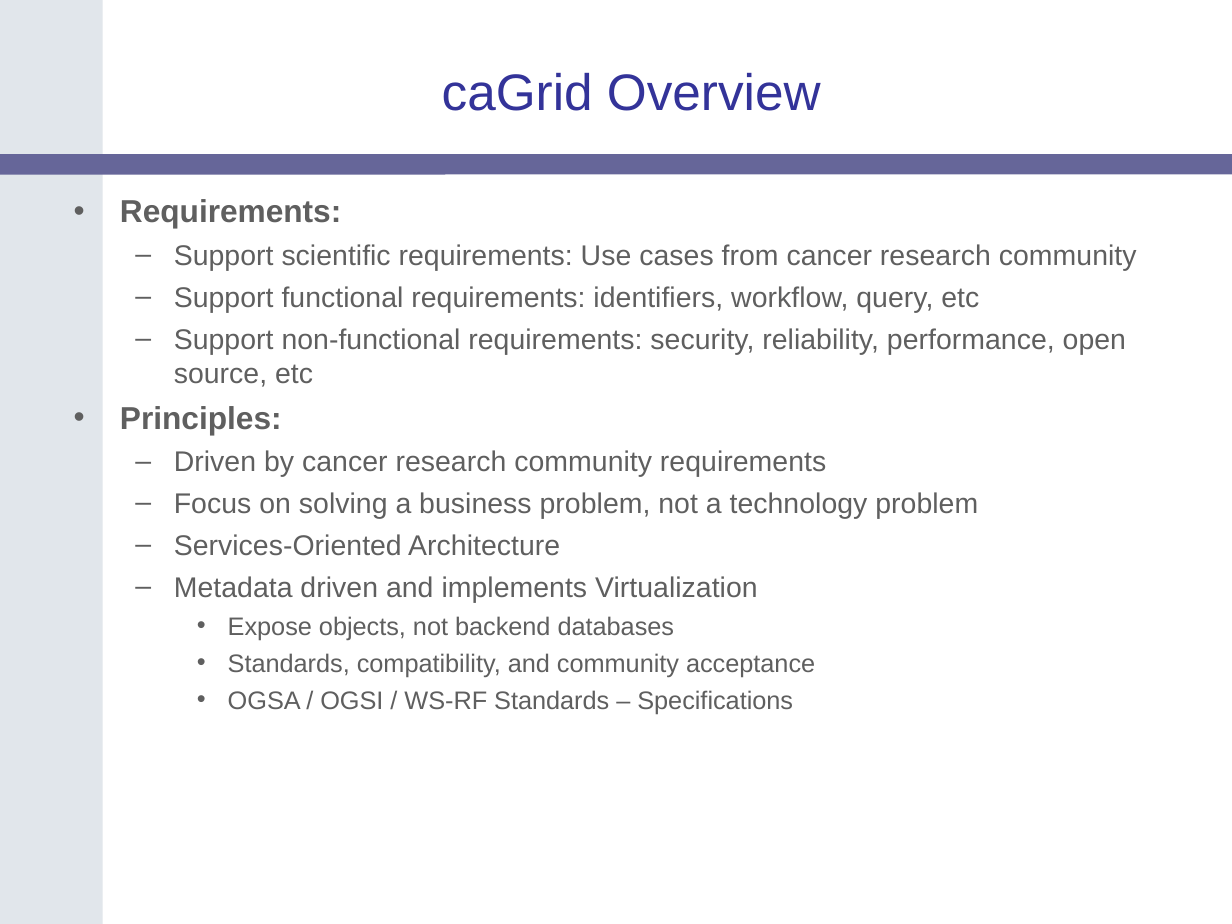
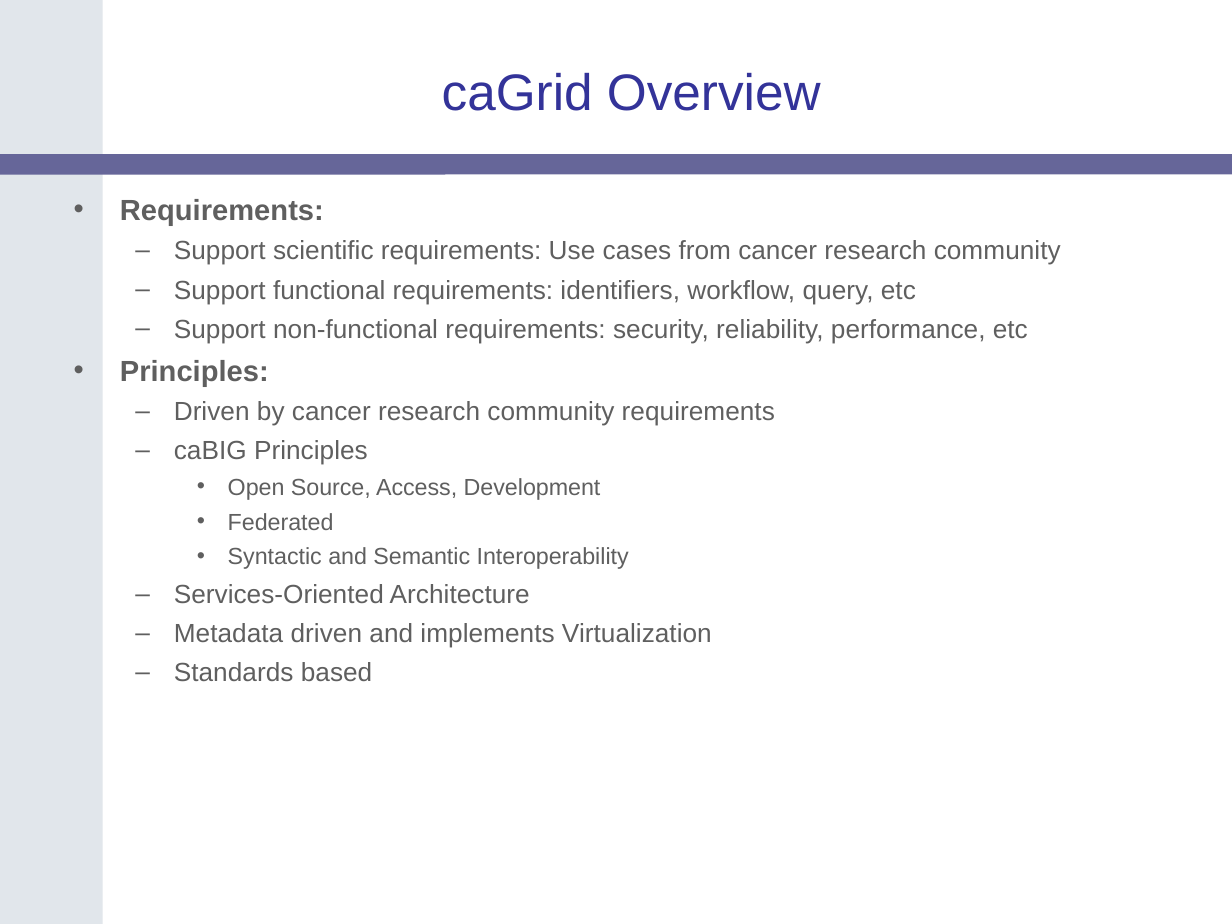
Before and after one commit to NCIP/cagrid-portal, a slide deck: slide 5 of cagrid-1-0/Documentation/presentations/200604_AnnualMeeting/caGrid-1.0-Architecture_caBIG-Annual-Meeting06.ppt (slide 3 before the commit). Drawn at 1232x924 pixels with LibreOffice and Linux fonts; fonts in the diff are those of the drawing; background and template pictures are left out. Boxes give left, top, right and bottom in pixels: in the first picture for what was removed or moved away, otherwise in the second. Text is boxed around its words. In the diff, an @@ line names an element or a change of style, - is before the commit and + after.

Commit message:
update to overview

```diff
--- a/cagrid-1-0/Documentation/presentations/200604_AnnualMeeting/caGrid-1.0-Architecture_caBIG-Annual-Meeting06.ppt
+++ b/cagrid-1-0/Documentation/presentations/200604_AnnualMeeting/caGrid-1.0-Architecture_caBIG-Annual-Meeting06.ppt
@@ text at box(120, 199, 1061, 648): size 18.5 to 17 pt in "Requirements:", "Principles:"; size 16.6 to 15.3 pt in "Support scientific requirements: Use cases from cancer ...", "Support functional requirements: identifiers, workflow, quer ...", "Driven by cancer research community requirements", "Services-Oriented Architecture" and 1 more places @@
@@ text at box(174, 319, 1028, 344): text changed; size 16.6 to 15.3 pt @@
-  – Support non-functional requirements: security, reliability, performance, open source, etc
+  – Support non-functional requirements: security, reliability, performance, etc
@@ text at box(174, 440, 629, 569): text changed; size 16.6 to 13.6 pt @@
-  – Focus on solving a business problem, not a technology problem
+  – caBIG Principles
+    • Open Source, Access, Development
+    • Federated
+    • Syntactic and Semantic Interoperability
@@ text at box(174, 662, 373, 681): text changed; size 14.8 to 15.3 pt @@
-    • Expose objects, not backend databases
-    • Standards, compatibility, and community acceptance
-    • OGSA / OGSI / WS-RF Standards – Specifications
+  – Standards based
```
Also in this commit, not shown: 3 other slides changed, 9 slides added, 1 slide removed.
